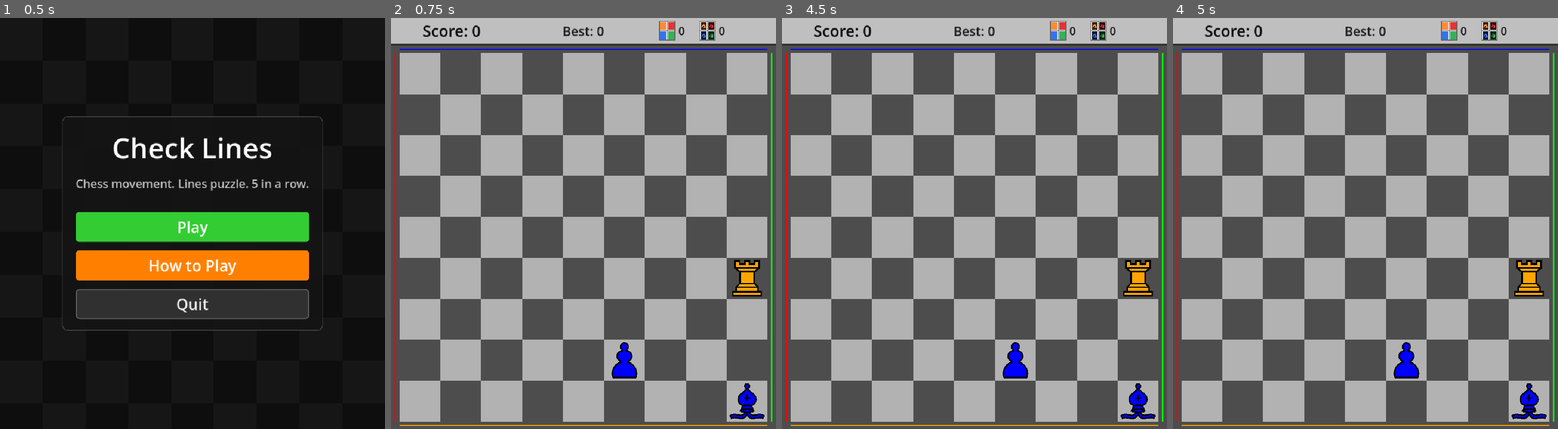
Above: before the commit, frames 1-4 (left to right).
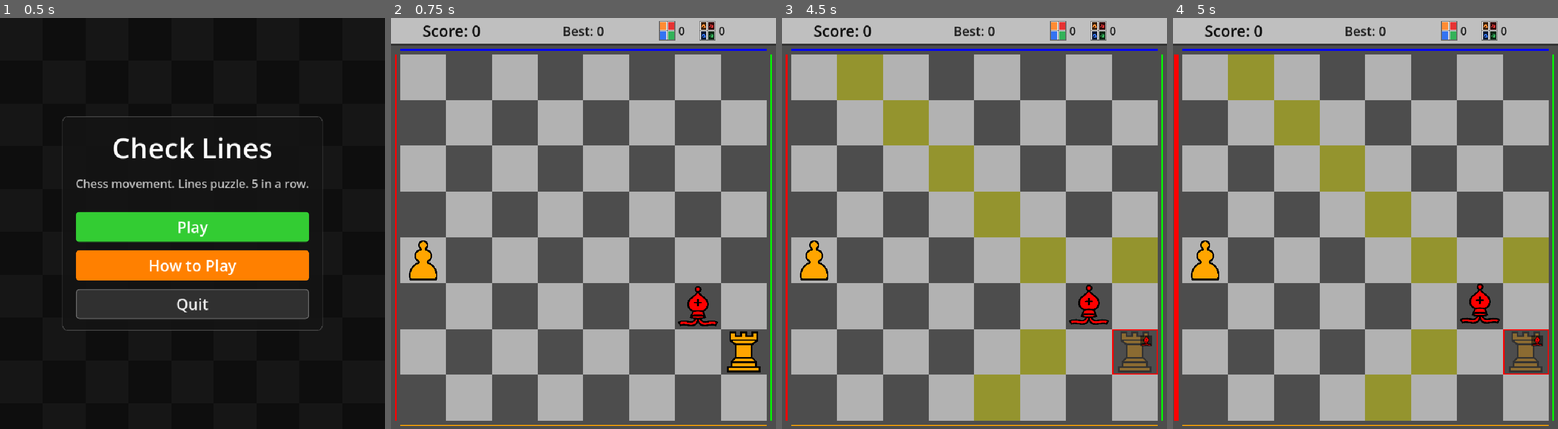
Above: after the commit, the same moments.

Repository: abudarevsky/checklines
Game: Godot game, scene res://scenes/ui/MainMenu.tscn
The game is run twice, just before and just after one commit, with the same random seed, the same clock (stepped at 60 frames per second) and the same inputs.
Inputs (mouse positions are in pixels of both pictures, inside the frame that each line leads up to):
- Up to frame 1 (0.5 s): no input
- Up to frame 2 (0.75 s): click "Play" at 0.5 s
- Up to frame 3 (4.5 s): tap Enter at 1.25, 2.75, 4.25 s; move the mouse to (1059, 202) at 1.27 s; click (1059, 202) at 1.42 s; tap Space at 2, 3.5 s; move the mouse to (897, 244) at 2.02 s; click (897, 244) at 2.17 s; move the mouse to (1013, 133) at 2.77 s; click (1013, 133) at 2.92 s; move the mouse to (955, 305) at 3.52 s; click (955, 305) at 3.67 s; move the mouse to (1090, 285) at 4.27 s; click (1090, 285) at 4.42 s
- Up to frame 4 (5 s): no input

Frame 1 is identical in both runs. In frame 2, 45% of the frame differs, in the area x 0-100%, y 7-100%; in frame 3, 51%; in frame 4, 52%.

Commit message:
Update board rules and icon padding

Diff:
--- a/autoload/GameManager.gd
+++ b/autoload/GameManager.gd
@@ -3,7 +3,7 @@
 enum PieceType { PAWN, KNIGHT, BISHOP, ROOK, QUEEN, KING }
 enum PieceColor { RED, BLUE, GREEN, ORANGE }
 
-const BOARD_SIZE: int = 9
+const BOARD_SIZE: int = 8
 const CELL_SIZE: int = 100
 const BOARD_PIXEL_SIZE: int = BOARD_SIZE * CELL_SIZE
 const WINDOW_WIDTH: int = BOARD_PIXEL_SIZE
@@ -18,6 +18,14 @@
 	PieceColor.BLUE: Color.BLUE,
 	PieceColor.GREEN: Color.GREEN,
 	PieceColor.ORANGE: Color.ORANGE
+}
+const PIECE_TYPE_LIMITS: Dictionary = {
+	PieceType.PAWN: 8,
+	PieceType.KNIGHT: 2,
+	PieceType.BISHOP: 2,
+	PieceType.ROOK: 2,
+	PieceType.QUEEN: 1,
+	PieceType.KING: 1
 }
 
 var board_size: int = BOARD_SIZE
@@ -93,7 +101,7 @@
 		save_high_score()
 
 func get_piece_spawn_weights() -> Array[float]:
-	return [0.35, 0.22, 0.15, 0.12, 0.10, 0.06]
+	return [0.37, 0.23, 0.16, 0.12, 0.10, 0.02]
 
 func get_random_piece_type() -> PieceType:
 	var weights := get_piece_spawn_weights()
@@ -112,3 +120,6 @@
 
 func get_color_value(color: PieceColor) -> Color:
 	return COLOR_MAP.get(color, Color.WHITE)
+
+func get_piece_type_limit(piece_type: PieceType) -> int:
+	return PIECE_TYPE_LIMITS.get(piece_type, 0)
--- a/project.godot
+++ b/project.godot
@@ -13,7 +13,7 @@
 config/name="Check Lines"
 run/main_scene="res://scenes/ui/MainMenu.tscn"
 config/features=PackedStringArray("4.6", "Forward Plus")
-config/icon="res://assets/icons/checklines_app_icon.png"
+config/icon="res://assets/icons/checklines_app_icon_padded.png"
 
 [autoload]
 
--- a/scripts/board/BoardManager.gd
+++ b/scripts/board/BoardManager.gd
@@ -439,41 +439,77 @@
 				empty.append(pos)
 	return empty
 
-func has_king_of_color(color: GameManager.PieceColor) -> bool:
+func has_king_on_board() -> bool:
 	for piece in board.values():
-		if piece.piece_type == GameManager.PieceType.KING and piece.piece_color == color:
+		if piece.piece_type == GameManager.PieceType.KING:
 			return true
 	return false
 
-func _get_available_king_colors() -> Array:
+func get_piece_count_for_color_and_type(color: GameManager.PieceColor, piece_type: GameManager.PieceType) -> int:
+	var count := 0
+	for piece in board.values():
+		if piece.piece_color == color and piece.piece_type == piece_type:
+			count += 1
+	return count
+
+func can_spawn_piece_type_for_color(piece_type: GameManager.PieceType, color: GameManager.PieceColor) -> bool:
+	if piece_type == GameManager.PieceType.KING and has_king_on_board():
+		return false
+
+	var limit := GameManager.get_piece_type_limit(piece_type)
+	return get_piece_count_for_color_and_type(color, piece_type) < limit
+
+func get_available_piece_types_for_color(color: GameManager.PieceColor) -> Array:
+	var available_types: Array = []
+	for piece_type in GameManager.PieceType.values():
+		if can_spawn_piece_type_for_color(piece_type, color):
+			available_types.append(piece_type)
+	return available_types
+
+func get_available_colors_for_spawn() -> Array:
 	var available_colors: Array = []
 	for color in GameManager.PieceColor.values():
-		if not has_king_of_color(color):
+		if not get_available_piece_types_for_color(color).is_empty():
 			available_colors.append(color)
 	return available_colors
 
+func get_weighted_random_piece_type(available_types: Array) -> int:
+	var weights := GameManager.get_piece_spawn_weights()
+	var total_weight := 0.0
+
+	for piece_type in available_types:
+		total_weight += weights[piece_type]
+
+	if total_weight <= 0.0:
+		return available_types[0]
+
+	var threshold := randf() * total_weight
+	var cumulative := 0.0
+	for piece_type in available_types:
+		cumulative += weights[piece_type]
+		if threshold <= cumulative:
+			return piece_type
+
+	return available_types[available_types.size() - 1]
+
 func resolve_spawn_piece_data(piece_type, color) -> Dictionary:
-	if piece_type != GameManager.PieceType.KING:
+	if can_spawn_piece_type_for_color(piece_type, color):
 		return {"piece_type": piece_type, "color": color}
 
-	var available_king_colors := _get_available_king_colors()
-	if not available_king_colors.is_empty():
-		available_king_colors.shuffle()
-		return {"piece_type": piece_type, "color": available_king_colors[0]}
-
-	return {"piece_type": GameManager.PieceType.PAWN, "color": color}
+	var available_types := get_available_piece_types_for_color(color)
+	if available_types.is_empty():
+		return {}
+
+	return {"piece_type": get_weighted_random_piece_type(available_types), "color": color}
 
 func get_random_spawn_piece_data() -> Dictionary:
+	var available_colors := get_available_colors_for_spawn()
+	if available_colors.is_empty():
+		return {}
+
+	available_colors.shuffle()
+	var color = available_colors[0]
 	var piece_type = GameManager.get_random_piece_type()
-	var color = GameManager.get_random_piece_color()
-
-	var resolved_spawn := resolve_spawn_piece_data(piece_type, color)
-	if resolved_spawn["piece_type"] != GameManager.PieceType.KING:
-		return resolved_spawn
-
-	while piece_type == GameManager.PieceType.KING:
-		piece_type = GameManager.get_random_piece_type()
-
 	return resolve_spawn_piece_data(piece_type, color)
 
 func spawn_random_pieces(count: int):
@@ -483,4 +519,6 @@
 	for i in range(min(count, empty_cells.size())):
 		var cell = empty_cells[i]
 		var spawn_data: Dictionary = get_random_spawn_piece_data()
+		if spawn_data.is_empty():
+			return
 		add_piece(spawn_data["piece_type"], spawn_data["color"], cell)
--- a/scripts/board/GameBoard.gd
+++ b/scripts/board/GameBoard.gd
@@ -82,6 +82,8 @@
 		empty_cells.shuffle()
 		var cell = empty_cells[0]
 		var spawn_data: Dictionary = board_manager.get_random_spawn_piece_data()
+		if spawn_data.is_empty():
+			break
 		board_manager.add_piece(spawn_data["piece_type"], spawn_data["color"], cell)
 
 func _on_capture_made(_piece, _target):
Binary file added: assets/icons/checklines_adaptive_foreground_padded.png
Binary file added: assets/icons/checklines_app_icon_padded.png
Not shown, changed: AGENTS.md
